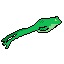
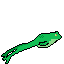
Before/after of a 64 × 64 layered artwork. What changed in the layer stack:
painted on "Calque de dessin 1" over [1, 16, 62, 64]
